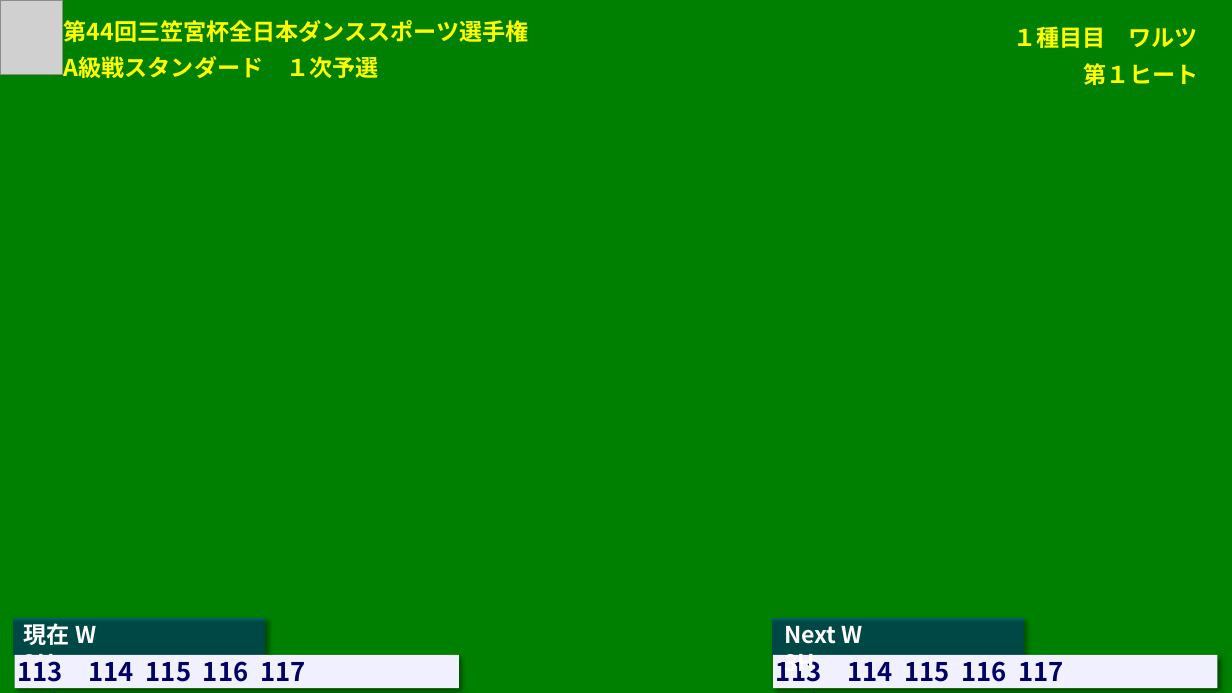
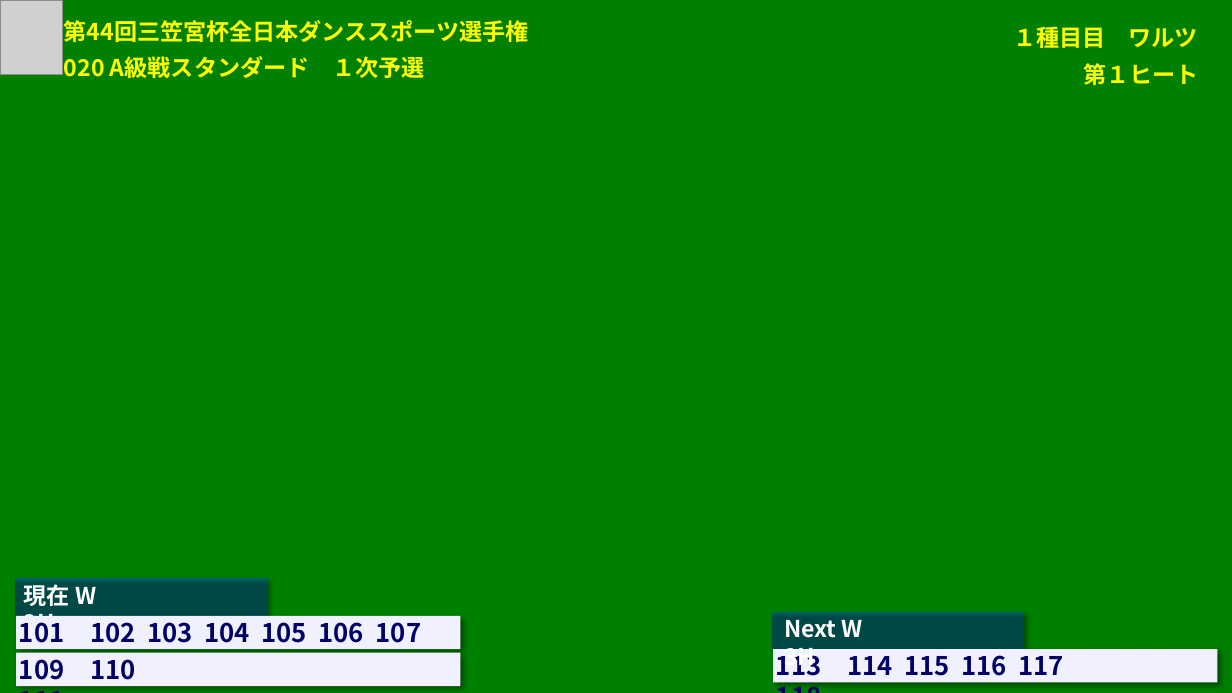
Before and after one commit to fumisaku/DSDsp, a slide deck: slide 8 of 画面デザイン.pptx (slide 9 before the commit). Drawn at 1232x693 pixels with LibreOffice and Linux fonts; fonts in the diff are those of the drawing; grey boxes stand for pictures. Boxes give left, top, right and bottom in pixels: in the first picture for what was removed or moved away, otherwise in the second. Text is boxed around its words. In the diff, an @@ line names an element or a change of style, - is before the commit and + after.

```diff
--- a/画面デザイン.pptx
+++ b/画面デザイン.pptx
@@ text at [64, 56, 425, 78]: text changed @@
-A級戦スタンダード １次予選
+020 A級戦スタンダード １次予選
@@ 2 rectangles, 1 text: place and size @@
-2 rectangles, 1 text at [13, 617, 459, 689]
+2 rectangles, 1 text at [15, 579, 461, 649]
@@ text at [19, 622, 421, 679]: text changed @@
-113 114 115 116 117 118
+101 102 103 104 105 106 107 108
@@ rectangle added at [17, 653, 461, 686], fill #F0F0FF @@
@@ text added at [19, 659, 135, 680], 20 pt, text #000066, bold @@
+109 110 111
@@ 2 texts, 2 rectangles: place and size @@
-2 texts, 2 rectangles at [772, 617, 1218, 689]
+2 texts, 2 rectangles at [772, 612, 1218, 683]
```
Also in this commit, not shown: 3 other slides changed, 11 slides added, 3 slides removed, 53 other files.
